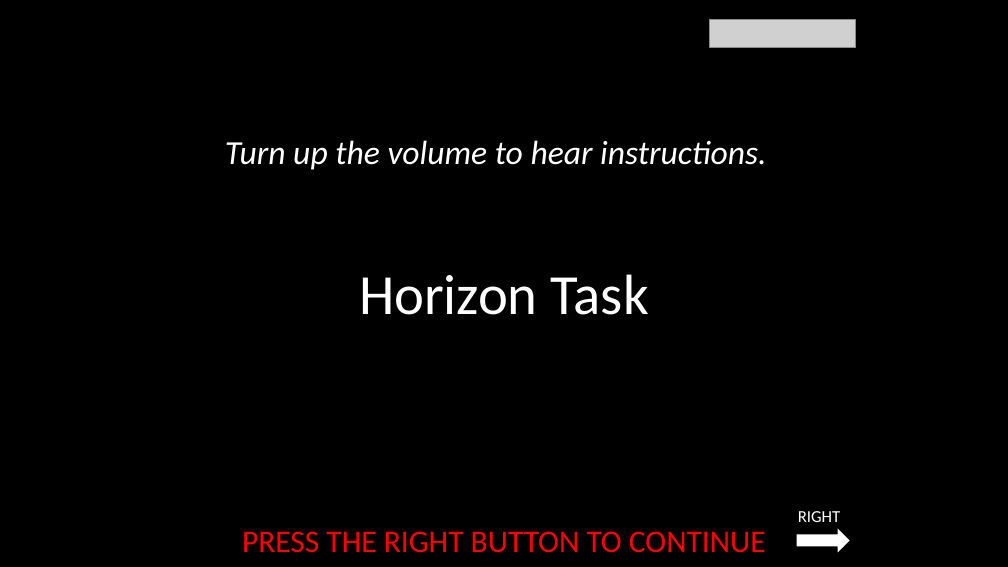
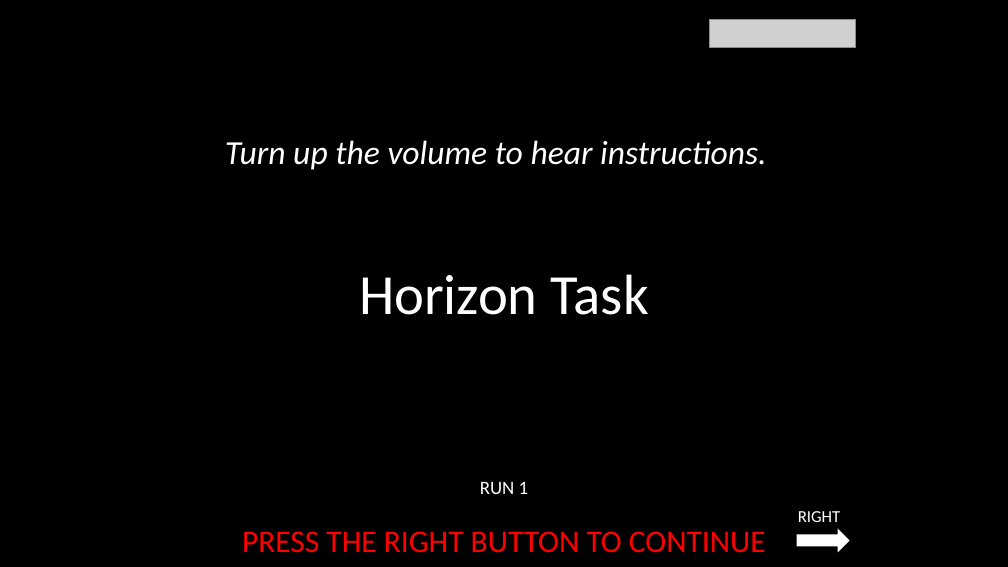
Before and after one commit to laureate-institute-for-brain-research/StimToolOnline, a slide deck: slide 1 of public/js/tasks/horizon/media/horizonInstructions_RSS.pptx. Drawn at 1008x567 pixels with LibreOffice and Linux fonts; fonts in the diff are those of the drawing; grey boxes stand for pictures. Boxes give left, top, right and bottom in pixels: in the first picture for what was removed or moved away, otherwise in the second. Text is boxed around its words. In the diff, an @@ line names an element or a change of style, - is before the commit and + after.

Commit message:
added study specific runs for horizon task

```diff
--- a/public/js/tasks/horizon/media/horizonInstructions_RSS.pptx
+++ b/public/js/tasks/horizon/media/horizonInstructions_RSS.pptx
@@ text added at [480,482,529,494], 18 pt, text #FFFFFF @@
+RUN 1
```
Also in this commit, not shown: 1 slide added, 11 other files.
